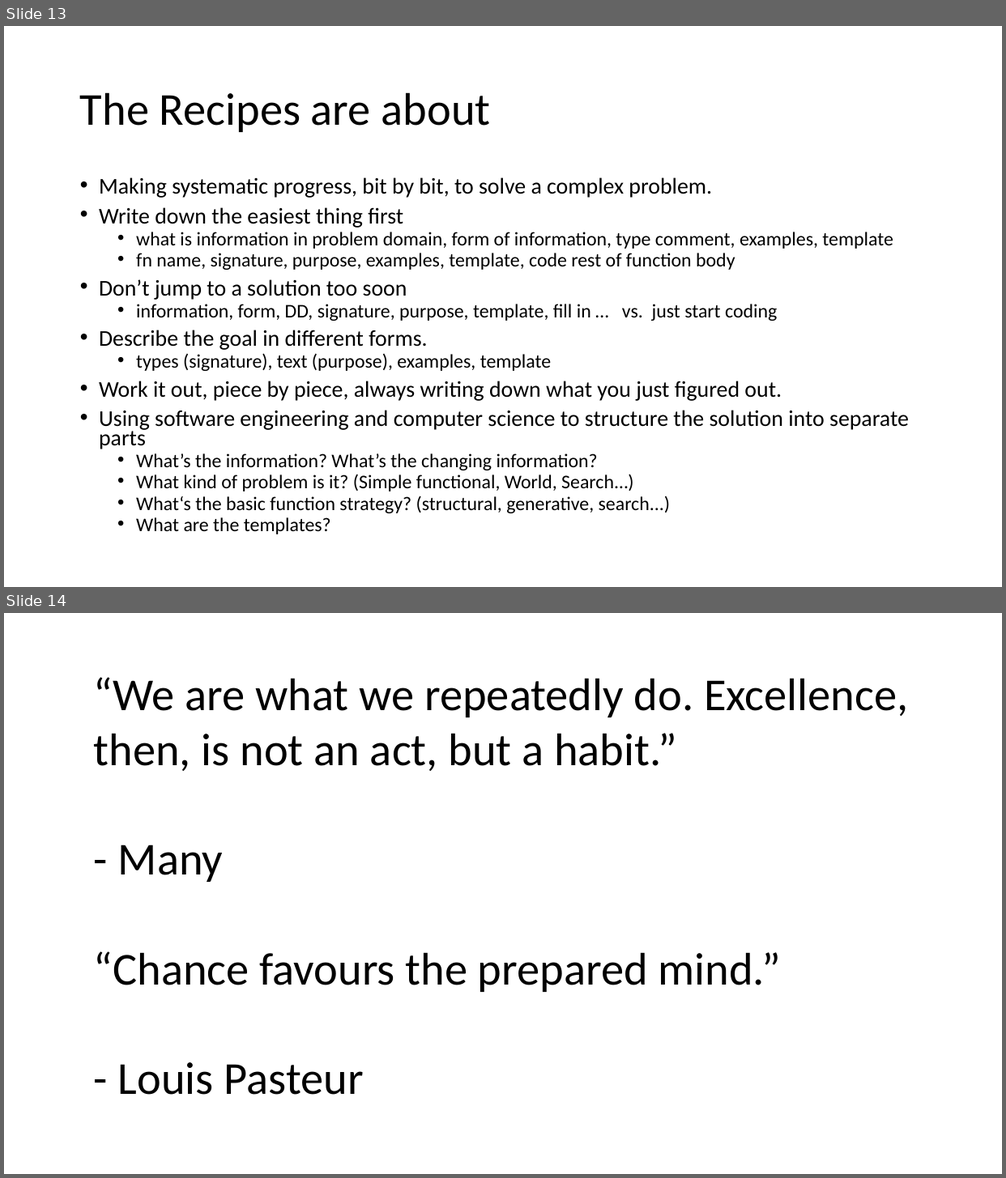
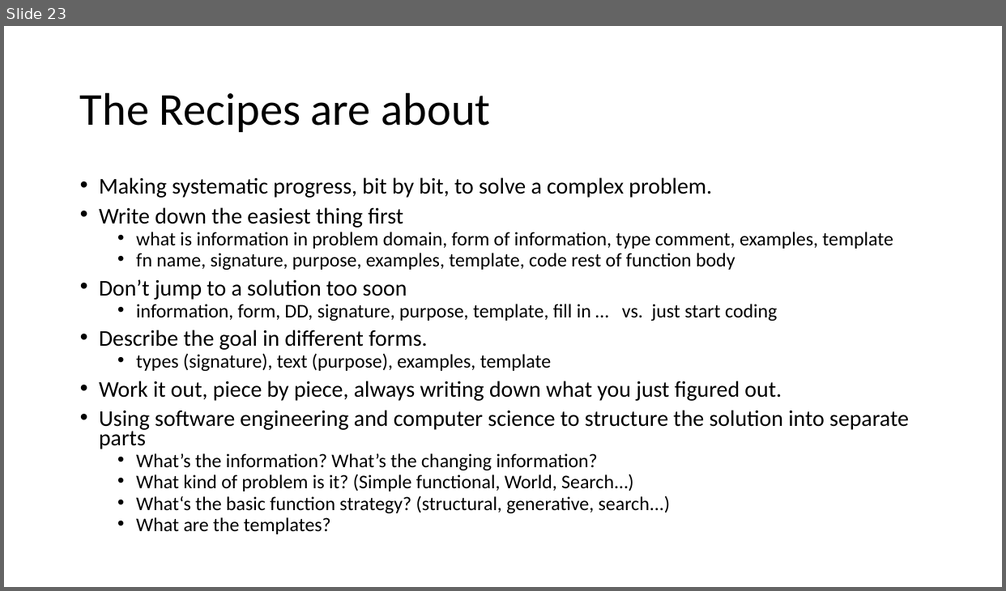
Before and after one commit to GregorKiczales/spd-materials, a slide deck: instructor/l23/lec23-wrap.pptx. Shown one above the other, each under a label of ours: slides 13 and 14 before the commit, slide 23 after it. The pictures are 1006x1178 and 1006x591 pixels, drawn with LibreOffice and Linux fonts; fonts in the diff are those of the drawing. Boxes give left, top, right and bottom in pixels: in the first picture for what was removed or moved away, otherwise in the second. Text is boxed around its words. In the diff, an @@ line names an element or a change of style, - is before the commit and + after.

```diff
--- a/instructor/l23/lec23-wrap.pptx
+++ b/instructor/l23/lec23-wrap.pptx
@@ slide 14 removed at bbox=[4, 613, 1002, 1174], background #FFFFFF @@
@@ text removed at bbox=[94, 677, 908, 1095] @@
-“We are what we repeatedly do. Excellence, then, is not an act, but a habit.”
-- Many
-“Chance favours the prepared mind.”
-- Louis Pasteur
@@ what was slide 13 is now slide 23 @@
```
Also in this commit, not shown: 5 slides changed, 5 slides added, 3 other slides removed, 3 other files.
